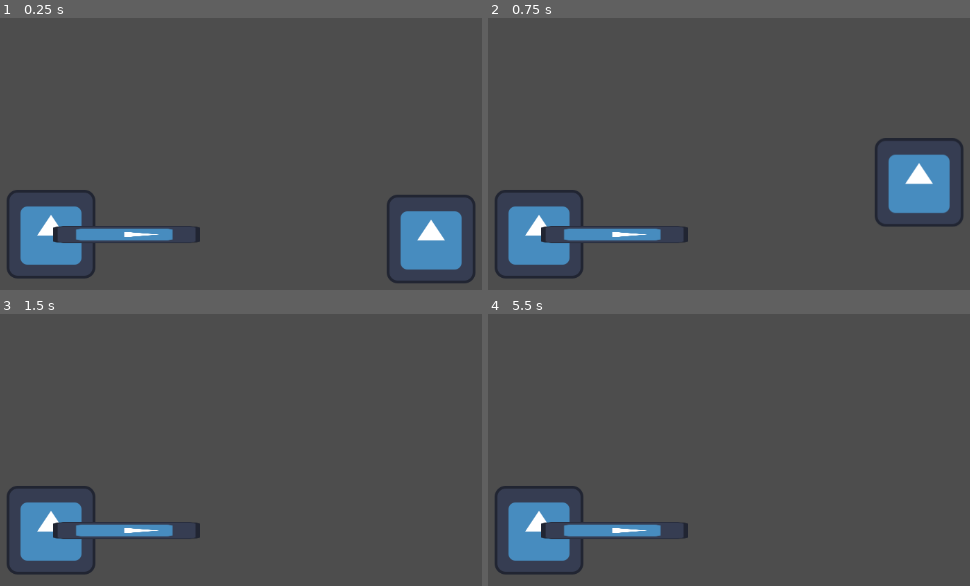
Above: before the commit, frames 1-4 (two rows, left to right).
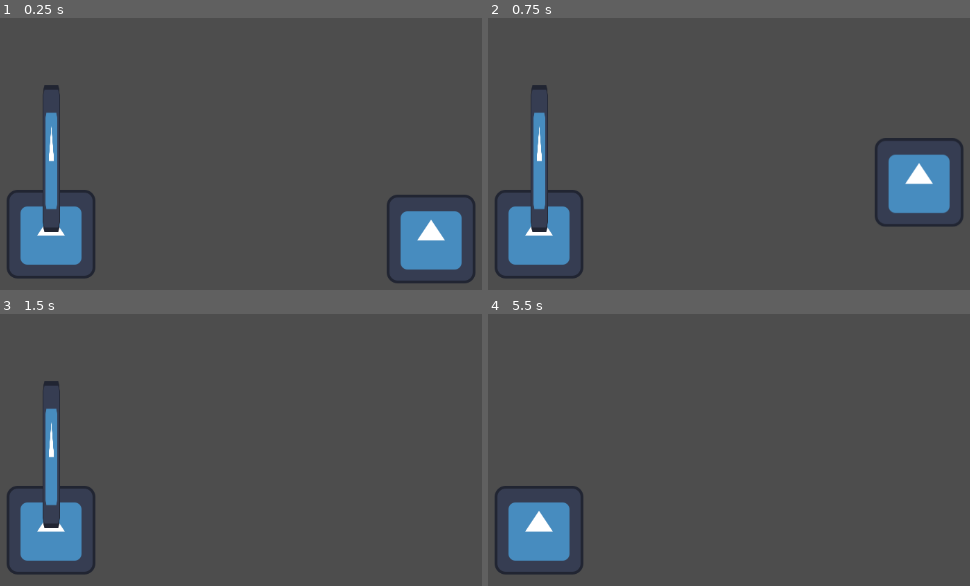
Above: after the commit, the same moments.

Repository: BenjaBelnap/Parry-God
Game: Godot game, scene res://Senes/main.tscn
Same seed, same stepped clock (60 frames per second), same inputs: the game is played once before the commit and once after it. The engine's default icon, where the game draws it, is replaced by a stand-in: a white triangle on a blue panel in a dark square.
Inputs:
- Up to frame 1 (0.25 s): no input
- Up to frame 2 (0.75 s): tap Enter at 0.5 s; hold W (move_up) from 0.53 s (still down)
- Up to frame 3 (1.5 s): keep holding W (move_up)
- Up to frame 4 (5.5 s): tap Space at 2, 3.5 s; release W (move_up) at 2.03 s; hold A (move_left) 2.03-3.53 s; tap Enter at 2.75, 4.25 s; hold S (move_down) 3.53-4.28 s; hold D (move_right) 4.28-5.03 s; hold W (move_up) from 5.03 s (still down)

The runs differ from the first frame. In frame 1, 2.8% of the frame differs, in the area x 8-42%, y 24-83%; in frame 2, 2.8%; in frame 3, 2.8%; in frame 4, 1.4%.

Commit message:
Fixed attack animation to be less jank

Diff:
--- a/Scripts/DebugEnemy.gd
+++ b/Scripts/DebugEnemy.gd
@@ -46,16 +46,18 @@
 func attack():
 	print("Enemy attacks!")
 	on_cooldown = true
+	attackHitbox.visible = true
 	animationPlayer.play("swipe")  # Play attack animation
 
 	# Enable attack hitbox briefly
-	await get_tree().create_timer(0.3).timeout
+	await get_tree().create_timer(0.2).timeout
 	attackHitbox.monitoring = true
 
 	# Disable hitbox after short window
-	await get_tree().create_timer(0.2).timeout
+	await get_tree().create_timer(0.4).timeout
 	attackHitbox.monitoring = false
 
+	attackHitbox.visible = false
 	attackTimer.start()
 
 func _on_attack_hit(body):
--- a/Senes/main.tscn
+++ b/Senes/main.tscn
@@ -78,7 +78,6 @@
 [node name="Timer" type="Timer" parent="GameBoard/DebugEnemy"]
 
 [node name="AttackHitbox" type="Area2D" parent="GameBoard/DebugEnemy"]
-rotation = 1.5708
 
 [node name="CollisionShape2D" type="CollisionShape2D" parent="GameBoard/DebugEnemy/AttackHitbox"]
 z_index = 1
